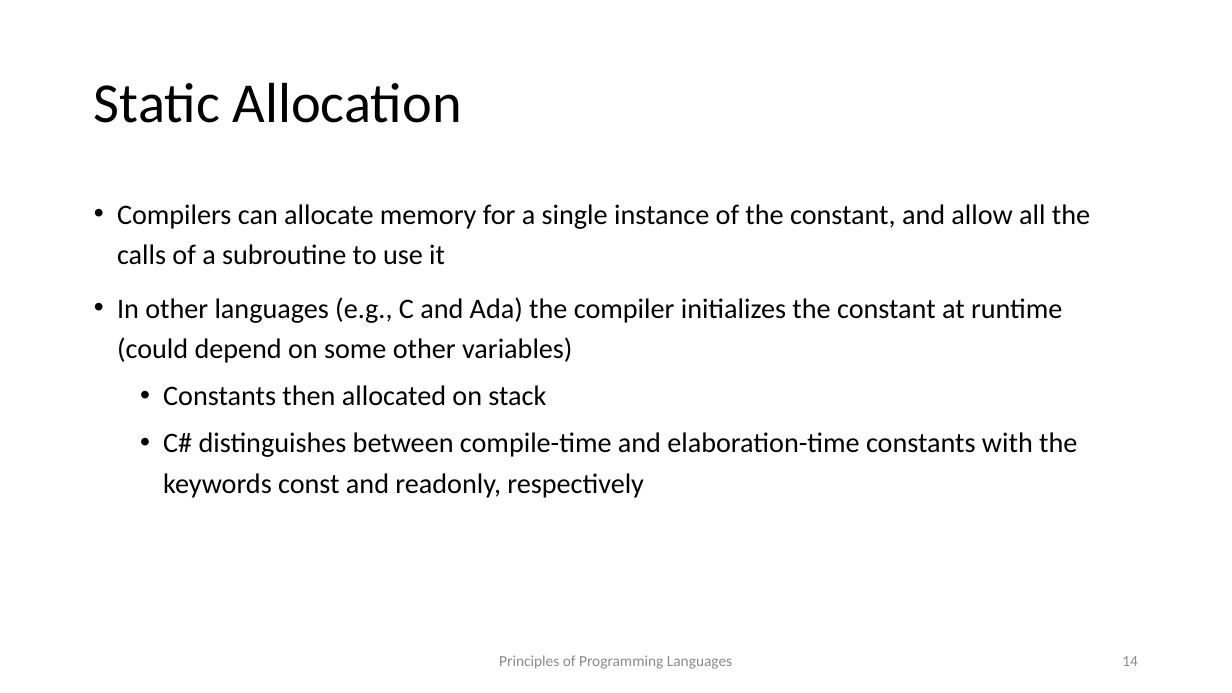
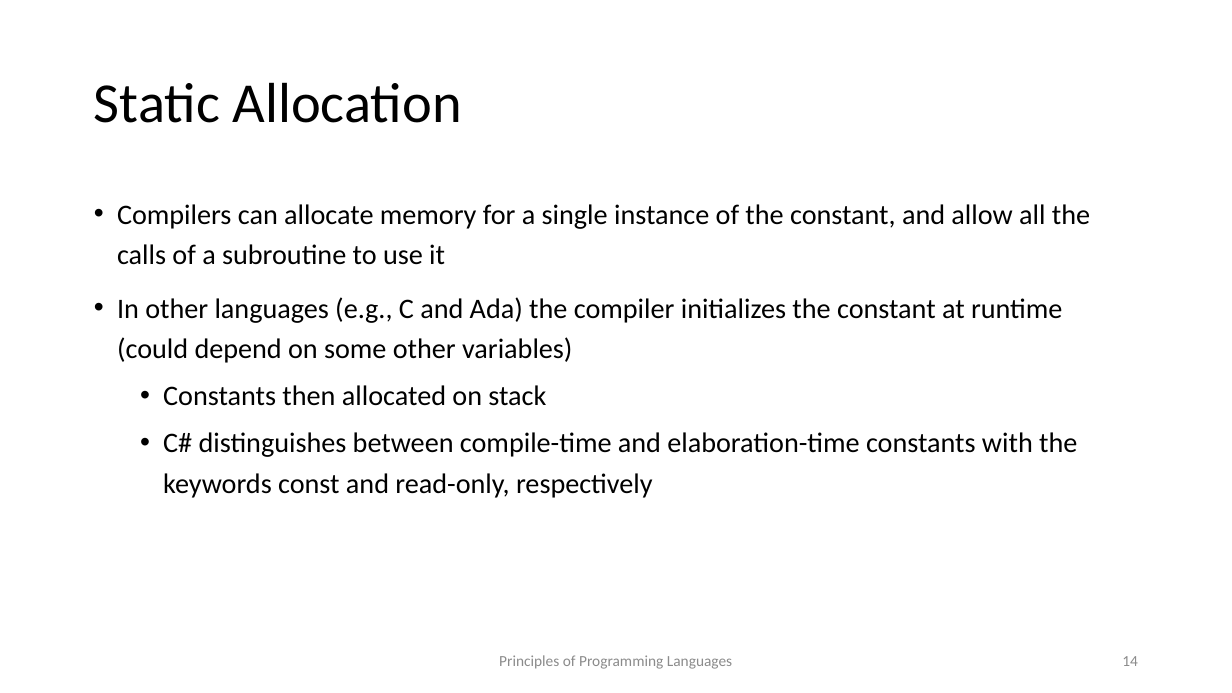
Before and after one commit to kongm/pl-design, a slide deck: slide 14 of environment.pptx. Drawn at 1232x693 pixels with LibreOffice and Linux fonts; fonts in the diff are those of the drawing. Boxes give left, top, right and bottom in pixels: in the first picture for what was removed or moved away, otherwise in the second. Text is boxed around its words. In the diff, an @@ line names an element or a change of style, - is before the commit and + after.

```diff
--- a/environment.pptx
+++ b/environment.pptx
@@ text at (x1=163, y1=432, x2=1077, y2=498): text changed @@
-  • C# distinguishes between compile-time and elaboration-time constants with the keywords const and readonly, respectively
+  • C# distinguishes between compile-time and elaboration-time constants with the keywords const and read-only, respectively
```
Also in this commit, not shown: 2 other files.
